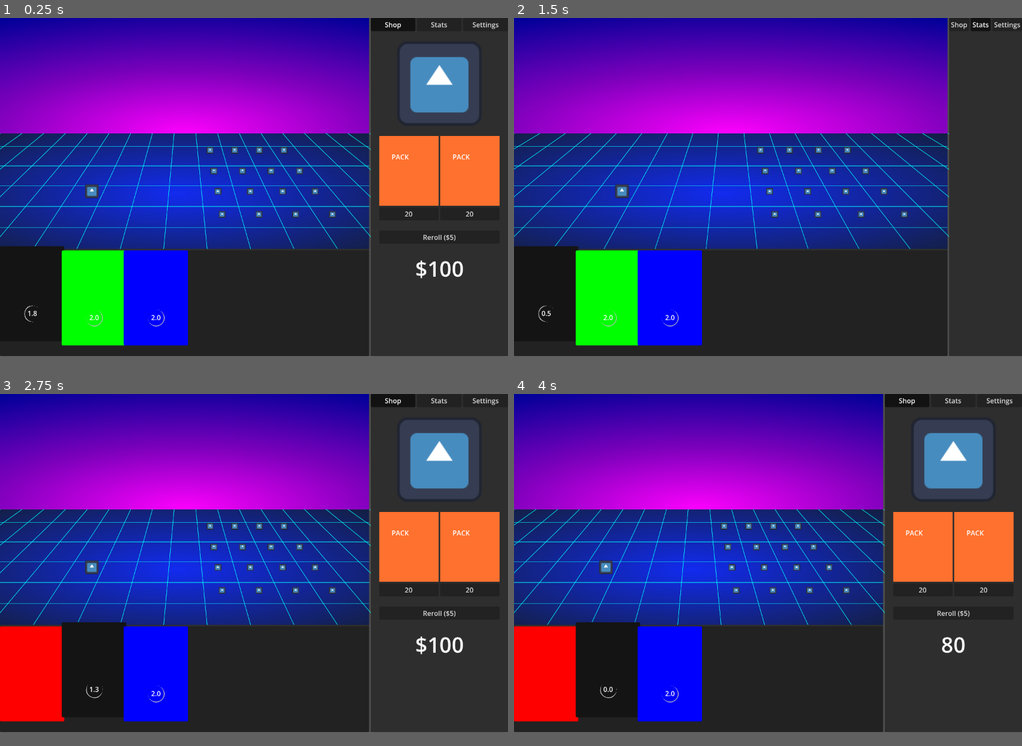
Above: before the commit, frames 1-4 (two rows, left to right).
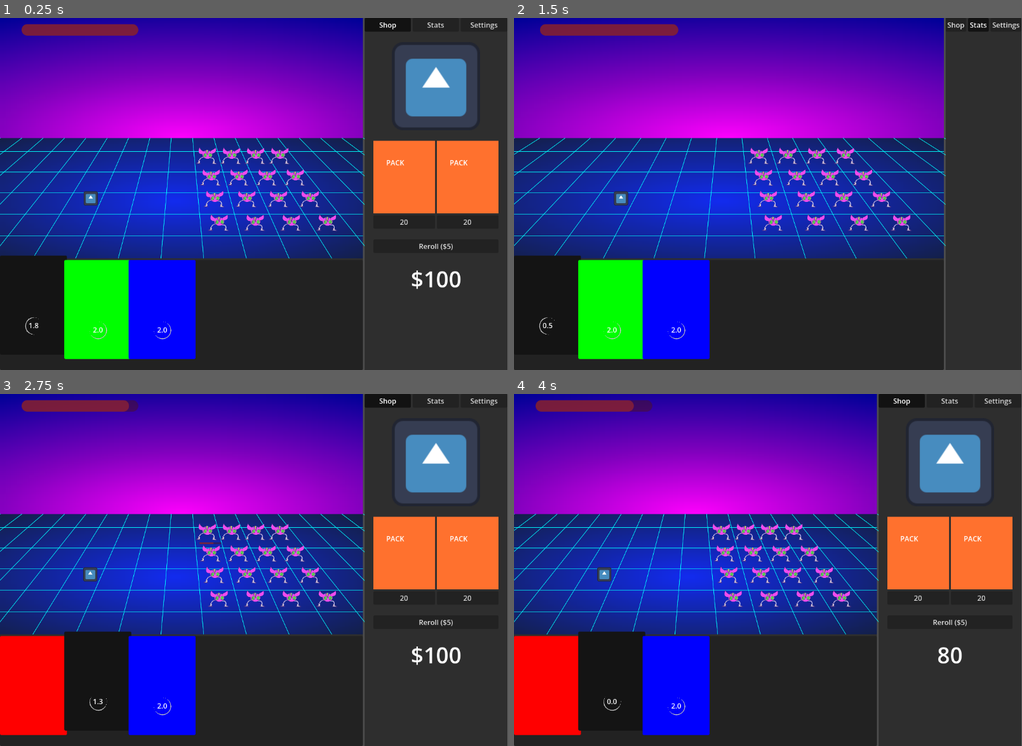
Above: after the commit, the same moments.

Repository: followthedopamine/card-battler
Game: Godot game, scene res://scenes/main.tscn
Same seed, same stepped clock (60 frames per second), same inputs: the game is played once before the commit and once after it. The engine's default icon, where the game draws it, is replaced by a stand-in: a white triangle on a blue panel in a dark square.
Inputs:
- Up to frame 1 (0.25 s): no input
- Up to frame 2 (1.5 s): click "Shop" at 0.5 s; click "Stats" at 1.25 s
- Up to frame 3 (2.75 s): click "Shop" at 2 s
- Up to frame 4 (4 s): click "20" at 2.75 s; click "Skip" at 3.5 s
In our replay, the window is 800x533 before the commit and 799x555 after it. These sizes can differ from the game's own. Grey fills any space a smaller window leaves; there, only what the larger window draws over its background counts as a difference.

The runs differ from the first frame. In frame 1, 15% of the frame differs, in the area x 0-99%, y 0-100%; in frame 2, 13%; in frame 3, 15%; in frame 4, 15%.

Commit message:
feat(enemies/basic-combat): add enemies to the grid as well as a simplified form of combat

Diff:
--- /dev/null
+++ b/Player.gd
@@ -0,0 +1,53 @@
+extends Node2D
+
+@export var max_health = 100
+
+var health = max_health
+
+# attack animation variables
+## In px
+var x_attack_offset := 60
+## In Seconds
+var attack_duration := .5
+
+var is_attacking := false
+## In Seconds
+var attack_elapsed := 0.0
+var attack_direction := 1
+
+@onready var sprite: AnimatedSprite2D  = $Sprite
+
+func _process_attack_animation(delta: float):
+	# how much of the attack duration is processed in this instance of the function
+	var tick_fraction = delta/attack_duration
+
+	attack_elapsed += tick_fraction
+	sprite.offset.x += attack_direction * x_attack_offset * tick_fraction * 2
+
+	# reverse the movement direct at the half way point
+	if attack_direction > 0 && attack_elapsed > 0.5 * attack_duration:
+		attack_direction = -1
+
+	# Return everything to normal after the animation is complete
+	elif attack_elapsed > attack_duration:
+		is_attacking = false
+		attack_elapsed = 0
+		sprite.offset.x = 0
+		attack_direction = 1
+
+func _on_enemy_attack(damage: float):
+	health -= damage
+	SignalBus.player_health_change.emit(health)
+
+func _on_attack_card_played(_card: Dictionary):
+	is_attacking = true
+
+func _ready() -> void:
+	SignalBus.player_max_health.emit(max_health)
+
+	SignalBus.enemy_attack.connect(_on_enemy_attack)
+	SignalBus.card_played_target_enemy.connect(_on_attack_card_played)
+
+func _physics_process(delta: float) -> void:
+	if is_attacking:
+		_process_attack_animation(delta)
--- a/Player.tscn
+++ b/Player.tscn
@@ -1,5 +1,6 @@
-[gd_scene load_steps=3 format=3 uid="uid://c8i30mnsc2nrm"]
+[gd_scene load_steps=4 format=3 uid="uid://c8i30mnsc2nrm"]
 
+[ext_resource type="Script" uid="uid://bubwwuv6nxkpf" path="res://Player.gd" id="1_kpjcp"]
 [ext_resource type="Texture2D" uid="uid://d00r8ttcrm6qt" path="res://assets/icon.svg" id="1_xhfnw"]
 
 [sub_resource type="SpriteFrames" id="SpriteFrames_kpjcp"]
@@ -13,8 +14,9 @@
 "speed": 5.0
 }]
 
-[node name="Player" type="Node2D"]
+[node name="Player" type="Node2D" groups=["Player"]]
+script = ExtResource("1_kpjcp")
 
-[node name="AnimatedSprite2D" type="AnimatedSprite2D" parent="."]
+[node name="Sprite" type="AnimatedSprite2D" parent="."]
 scale = Vector2(0.25, 0.25)
 sprite_frames = SubResource("SpriteFrames_kpjcp")
--- a/autoloads/SignalBus.gd
+++ b/autoloads/SignalBus.gd
@@ -4,11 +4,19 @@
 signal currency_changed
 signal pack_opened
 
-# Timer signal
-signal game_tick
-
 # Card signals
 signal card_dragged(card: Card)
 signal card_hovered(card: Card)
 signal card_discarded(card: Card)
 signal card_chosen(card: Card)
+
+signal card_played_target_enemy(card_effect: Dictionary)
+signal card_played_target_player(card_effect: Dictionary)
+signal card_played_target_shop(card_effect: Dictionary)
+
+# PlayPanel signals
+signal wave_start(wave: int)
+signal enemy_attack(damage: float)
+signal enemy_dead(payout: int)
+signal player_max_health(new_value: int)
+signal player_health_change(new_value: int)
--- a/project.godot
+++ b/project.godot
@@ -22,12 +22,14 @@
 
 [display]
 
-window/size/viewport_width=1200
 window/size/viewport_height=800
 
 [global_group]
 
 GlobalTimer=""
+Enemy=""
+EnemyCell=""
+Player=""
 
 [input]
 
--- a/scenes/Main.gd
+++ b/scenes/Main.gd
@@ -1,7 +1 @@
 extends Control
-
-var current_tick = 0
-
-func _on_global_timer_timeout() -> void:
-  current_tick += 1
-  SignalBus.emit_signal("game_tick", current_tick);
--- a/scenes/cards/Card.gd
+++ b/scenes/cards/Card.gd
@@ -199,6 +199,18 @@
 
 	activated = true
 
+
+	#: TODO: the remainder of this function is placeholder code for testing purposes
+	var card_effect_enemy = {
+	"target": "front",
+	"damage": 35,
+	"poison": 5,
+	"bleed": 5,
+	"stun": 5,
+}
+
+	SignalBus.card_played_target_enemy.emit(card_effect_enemy)
+
 func deactivate():
 	timer.stop()
 
--- a/scenes/main.tscn
+++ b/scenes/main.tscn
@@ -12,6 +12,7 @@
 anchor_bottom = 1.0
 grow_horizontal = 2
 grow_vertical = 2
+mouse_filter = 2
 script = ExtResource("1_sugp2")
 
 [node name="HBoxContainer" type="HBoxContainer" parent="."]
@@ -21,13 +22,16 @@
 anchor_bottom = 1.0
 grow_horizontal = 2
 grow_vertical = 2
+mouse_filter = 2
 
 [node name="GamePanelContainer" type="PanelContainer" parent="HBoxContainer"]
 layout_mode = 2
 size_flags_horizontal = 3
+mouse_filter = 2
 
 [node name="GameVBoxContainer" type="VBoxContainer" parent="HBoxContainer/GamePanelContainer"]
 layout_mode = 2
+mouse_filter = 2
 
 [node name="PlayPanelContainer" parent="HBoxContainer/GamePanelContainer/GameVBoxContainer" instance=ExtResource("1_0xm2m")]
 layout_mode = 2
--- a/scenes/play_panel/Enemy.gd
+++ b/scenes/play_panel/Enemy.gd
@@ -1,14 +1,133 @@
-extends Node2D
+extends Control
 
-var grid_pos: Vector2
-var parent_position_percentage: Vector2
+## What wave this enemy starts spawning on
+@export var first_available_wave = 1
 
+@export var damage: float = 0.5
+@export var attack_speed: float = 1.5
 
-func get_grid_pos():
-	return grid_pos
+var max_health = 100
+var health = max_health
 
-func set_grid_pos(pos: Vector2):
-	grid_pos = pos
+# Statuses
+var poison = 0
+var bleed = 0
+var burning = 0
+
+# attack animation variables
+## In px
+var x_attack_offset := 60
+## In seconds
+var attack_duration := .5
+
+var is_attacking := false
+var attack_elapsed := 0.0
+var attack_direction := -1
+
+# Handling fdor displaying the healthbar after taking damage or mousing over
+var show_mouse_over_health_bar := false
+var show_damage_taken_health_bar := false
+var damage_taken_health_bar_duration := 1
+var damage_taken_health_bar_elapsed := 0.0
+
+@onready var health_bar: ProgressBar = $HealthBar
+@onready var sprite: AnimatedSprite2D  = $Sprite
+@onready var parent = get_parent()
+
+@onready var attack_timer := Timer.new()
+
+func attack():
+	SignalBus.enemy_attack.emit(damage)
+	is_attacking = true
+
+func take_damage(damage_taken: int):
+	health -= damage_taken
+	health_bar.set_health(health)
+	health_bar.visible = true
+
+	show_damage_taken_health_bar = true
+	damage_taken_health_bar_elapsed = 0.0
+
+	if health <= 0:
+		die()
+
+func get_sprite_size() -> Vector2:
+	var sprite_size = sprite.sprite_frames.get_frame_texture(sprite.animation, sprite.frame).get_size()
+	return Vector2(sprite_size.x * sprite.scale.x, sprite_size.y * sprite.scale.y)
+
+func die():
+	health = 0
+
+	if parent.has_method("enemy_cleared"):
+		parent.enemy_cleared()
+
+	queue_free()
+
+func _process_attack_animation(delta: float):
+	# how much of the attack duration is processed in this instance of the function
+	var tick_fraction = delta/attack_duration
+
+	attack_elapsed += tick_fraction
+	sprite.offset.x += attack_direction * x_attack_offset * tick_fraction * 2
+
+	# reverse the movement direct at the half way point
+	if attack_direction < 0 && attack_elapsed > 0.5 * attack_duration:
+		attack_direction = 1
+
+	# Return everything to normal after the animation is complete
+	elif attack_elapsed > attack_duration:
+		is_attacking = false
+		attack_elapsed = 0
+		sprite.offset.x = 0
+		attack_direction = -1
+
+func _setup_health_bar():
+	health_bar.set_max_health(max_health)
+
+	# Get the sprite sizes to base the healthbar's position off of
+	var sprite_size = get_sprite_size()
+
+	# Set the size of the healthbar
+	health_bar.size.x = sprite_size.x
+	health_bar.size.y = max(floor(sprite_size.x / 16), 4)
+
+	# Set the position of the healthbar
+	health_bar.position.y -= health_bar.size.y * 1.5
+
+func _on_attack_timer_timeout():
+	attack()
+
+func _on_mouse_entered():
+	health_bar.visible = true
+	show_mouse_over_health_bar = true
+
+func _on_mouse_exited():
+	show_mouse_over_health_bar = false
 
 func _ready() -> void:
-	pass
+	size = get_sprite_size()
+	position -= size / 2
+
+	_setup_health_bar()
+
+	self.mouse_entered.connect(_on_mouse_entered)
+	self.mouse_exited.connect(_on_mouse_exited)
+
+	add_child(attack_timer)
+	attack_timer.wait_time = attack_speed
+	attack_timer.one_shot = false
+	attack_timer.timeout.connect(_on_attack_timer_timeout)
+	attack_timer.start()
+
+func _physics_process(delta: float) -> void:
+	if is_attacking:
+		_process_attack_animation(delta)
+
+	if (show_damage_taken_health_bar):
+		damage_taken_health_bar_elapsed += delta
+
+		if (damage_taken_health_bar_elapsed >= damage_taken_health_bar_duration):
+			show_damage_taken_health_bar = false
+
+	if !show_mouse_over_health_bar && !show_damage_taken_health_bar:
+		health_bar.visible = false
--- a/scenes/play_panel/Enemy.tscn
+++ b/scenes/play_panel/Enemy.tscn
@@ -1,7 +1,9 @@
-[gd_scene load_steps=4 format=3 uid="uid://rmv71wh2a00f"]
+[gd_scene load_steps=6 format=3 uid="uid://rmv71wh2a00f"]
 
 [ext_resource type="Texture2D" uid="uid://d00r8ttcrm6qt" path="res://assets/icon.svg" id="1_1xplb"]
-[ext_resource type="Script" uid="uid://8jw7gx8o6bhk" path="res://scenes/play_panel/Enemy.gd" id="1_76ifo"]
+[ext_resource type="Script" uid="uid://cohyh5ast618s" path="res://scenes/play_panel/Enemy.gd" id="1_76ifo"]
+[ext_resource type="PackedScene" uid="uid://vg0ltwj23njc" path="res://scenes/play_panel/HealthBar.tscn" id="3_2g3k4"]
+[ext_resource type="Texture2D" uid="uid://dd6k5ndxiqwyj" path="res://assets/background/guy2.png" id="3_iiu5m"]
 
 [sub_resource type="SpriteFrames" id="SpriteFrames_76ifo"]
 animations = [{
@@ -12,11 +14,37 @@
 "loop": true,
 "name": &"default",
 "speed": 5.0
+}, {
+"frames": [{
+"duration": 1.0,
+"texture": ExtResource("3_iiu5m")
+}],
+"loop": true,
+"name": &"new_animation",
+"speed": 5.0
 }]
 
-[node name="Enemy" type="Node2D" groups=["Enemy"]]
+[node name="Enemy" type="Control" groups=["Enemy"]]
+layout_mode = 3
+anchors_preset = 0
+offset_right = 1.0
+offset_bottom = 1.0
 script = ExtResource("1_76ifo")
+metadata/_edit_use_anchors_ = true
 
-[node name="AnimatedSprite2D" type="AnimatedSprite2D" parent="."]
-scale = Vector2(0.125, 0.125)
+[node name="Sprite" type="AnimatedSprite2D" parent="."]
+scale = Vector2(0.15, 0.15)
 sprite_frames = SubResource("SpriteFrames_76ifo")
+animation = &"new_animation"
+centered = false
+
+[node name="HealthBar" parent="." instance=ExtResource("3_2g3k4")]
+layout_mode = 0
+anchors_preset = 0
+anchor_right = 0.0
+anchor_bottom = 0.0
+offset_right = 1.0
+offset_bottom = 1.0
+grow_horizontal = 2
+grow_vertical = 2
+metadata/_edit_use_anchors_ = true
--- a/scenes/play_panel/EnemyArea.gd
+++ b/scenes/play_panel/EnemyArea.gd
@@ -1,20 +1,32 @@
 extends Control
 
-@export var enemy_scene : PackedScene
 @export var enemy_status_tick_rate := 1.0
 @export var left_most_col = 1
 
-
 var enemy_grid_rows = 4
 var enemy_grid_cols = 4
+var enemy_node_grid: Array[Array] = []
+
+## The Dictionary is `Dictionary[int, bool]` but 'Nested typed collections are not supported.`
+##
+## key = col, value = row
+## this is backwards from normal so I can more easily find the front/back-most cells
+var enemy_target_grid: Array[Dictionary] = [{},{},{},{}]
 
 # Using hard coded values because maths is hard :)
 var y_position_percentage_offsets = [0.14, 0.32, 0.5, 0.7]
 
 @onready var enemy_status_timer := Timer.new()
 @onready var grid: Sprite2D = $"../../../GridContainer/PlayAreaGrid"
+@onready var enemy_cell_scene := preload("res://scenes/play_panel/EnemyCell.tscn")
 
-func setup_enemies():
+func add_cell_to_target_grid(grid_pos: Vector2):
+	enemy_target_grid[grid_pos.y].set(grid_pos.x, true)
+
+func remove_cell_from_target_grid(grid_pos: Vector2):
+	enemy_target_grid[grid_pos.y].erase(grid_pos.x)
+
+func _setup_cells():
 	# Clear existing children incase they were mistakenly added
 	for child in get_children():
 		remove_child(child)
@@ -22,22 +34,26 @@
 
 	# setup 4x4 grid
 	for row in range(enemy_grid_rows):
+		enemy_node_grid.push_back([])
+
 		for col in range(enemy_grid_cols):
-			var current_enemy_scene = enemy_scene.instantiate()
-			current_enemy_scene.set_grid_pos(Vector2(row, col))
-			current_enemy_scene.z_index = 200
-			add_child(current_enemy_scene)
+			var current_cell_scene = enemy_cell_scene.instantiate()
+			current_cell_scene.set_grid_pos(Vector2(row, col))
+			current_cell_scene.z_index = 200
 
-	position_enemies()
+			add_child(current_cell_scene)
+			enemy_node_grid[row].push_back(current_cell_scene)
 
-func position_enemy(enemy_node: Node2D, grid_position: Vector2, h_offset: float, vertical_slice: float):
+	_position_cells()
+
+func _position_cell(enemy_node: Control, grid_position: Vector2, h_offset: float, vertical_slice: float):
 	enemy_node.set_position(Vector2(
 		(h_offset + grid_position.y) * (vertical_slice + (vertical_slice * y_position_percentage_offsets[grid_position.x])),
 		size.y * y_position_percentage_offsets[grid_position.x])
 	)
 
-func position_enemies():
-	# setup grid handling
+func _position_cells():
+	# Position grid cells to fit within the drawn grid
 	var grid_lines = grid.get_lines()
 	var odd_offset = 0.0
 
@@ -47,25 +63,33 @@
 	var vertical_slice = size.x / grid_lines.x
 
 	for child in get_children():
-		if (child.is_in_group("Enemy")):
-			position_enemy(child, child.get_grid_pos(), h_offset, vertical_slice)
+		if (child.is_in_group("EnemyCell")):
+			_position_cell(child, child.get_grid_pos(), h_offset, vertical_slice)
 
-func _on_enemy_status_timer_timeout():
-	print("owie")
+func _get_front_target():
+	var col_index = 0
+	for column in enemy_target_grid:
+		if !column.is_empty():
+			return enemy_node_grid[column.keys()[randi() % column.size()]][col_index]
+		col_index += 1
+
+	return false
 
 func _on_resized():
-	position_enemies()
+	_position_cells()
 
+# TODO: Make this use a card as a resource
+func _on_card_played(card: Dictionary):
+	match card["target"]:
+		"front":
+			var target = _get_front_target()
+			if (target):
+				target.process_card_effects(card)
 
 func _ready() -> void:
 	self.connect("resized", _on_resized)
-
-	add_child(enemy_status_timer)
-	enemy_status_timer.wait_time = enemy_status_tick_rate
-	enemy_status_timer.one_shot = false
-	enemy_status_timer.timeout.connect(_on_enemy_status_timer_timeout)
-	enemy_status_timer.start()
+	SignalBus.card_played_target_enemy.connect(_on_card_played)
 
 	# Gives the game time to process the enemy_scene's size
 	await get_tree().process_frame
-	setup_enemies()
+	_setup_cells()
--- /dev/null
+++ b/scenes/play_panel/EnemyCell.gd
@@ -0,0 +1,48 @@
+extends Control
+
+var grid_pos: Vector2
+var parent_position_percentage: Vector2
+
+var has_enemy := false
+var enemy_scene:Node
+
+@onready var enemy_packed_scene := preload("res://scenes/play_panel/Enemy.tscn")
+
+## Expected to be EnemyArea
+@onready var parent := get_parent()
+
+func get_grid_pos():
+	return grid_pos
+
+func set_grid_pos(pos: Vector2):
+	grid_pos = pos
+
+func spawn_enemy():
+	for child in get_children():
+		if (child.is_in_group("Enemy")):
+			# Intentional debug message as there shouldn't be children here.
+			print("Unexpected enemy found at" ,grid_pos , ":", child.name, ". Deleting Enemy node.")
+			remove_child(child)
+			child.queue_free()
+
+	# TODO: actual enemy generation:
+	if randi() > 0.5:
+		enemy_scene = enemy_packed_scene.instantiate()
+		add_child(enemy_scene)
+		has_enemy = true
+		parent.add_cell_to_target_grid(grid_pos)
+
+func process_card_effects(card: Dictionary):
+	if has_enemy && is_instance_valid(enemy_scene):
+		if card["damage"]:
+			enemy_scene.take_damage(card["damage"])
+
+
+## So the enemy can report that it has been removed/defeated/whatever
+func enemy_cleared():
+	has_enemy = false
+	parent.remove_cell_from_target_grid(grid_pos)
+
+func _ready() -> void:
+	self.mouse_filter = Control.MouseFilter.MOUSE_FILTER_IGNORE
+	spawn_enemy()
--- /dev/null
+++ b/scenes/play_panel/EnemyCell.tscn
@@ -0,0 +1,8 @@
+[gd_scene load_steps=2 format=3 uid="uid://dhob5ogrrk0n8"]
+
+[ext_resource type="Script" uid="uid://8jw7gx8o6bhk" path="res://scenes/play_panel/EnemyCell.gd" id="1_wpgf4"]
+
+[node name="EnemyCell" type="Control" groups=["EnemyCell"]]
+layout_mode = 3
+anchors_preset = 0
+script = ExtResource("1_wpgf4")
--- /dev/null
+++ b/scenes/play_panel/HealthBar.gd
@@ -0,0 +1,13 @@
+extends ProgressBar
+
+func set_max_health(health: int, refill_health = true):
+	max_value = health
+
+	if refill_health:
+		set_health(health)
+
+func set_health(health: int):
+	value = health
+
+func reduce_health(health: int):
+	value -= health
--- /dev/null
+++ b/scenes/play_panel/HealthBar.tscn
@@ -0,0 +1,29 @@
+[gd_scene load_steps=4 format=3 uid="uid://vg0ltwj23njc"]
+
+[ext_resource type="Script" uid="uid://7gmhfqnftp0j" path="res://scenes/play_panel/HealthBar.gd" id="1_w30p0"]
+
+[sub_resource type="StyleBoxFlat" id="StyleBoxFlat_wkfs5"]
+bg_color = Color(0.3137255, 0.078431375, 0.078431375, 0.47058824)
+corner_radius_top_left = 16
+corner_radius_top_right = 16
+corner_radius_bottom_right = 16
+corner_radius_bottom_left = 16
+
+[sub_resource type="StyleBoxFlat" id="StyleBoxFlat_w30p0"]
+bg_color = Color(0.627451, 0.15686275, 0.15686275, 0.627451)
+corner_radius_top_left = 16
+corner_radius_top_right = 16
+corner_radius_bottom_right = 16
+corner_radius_bottom_left = 16
+
+[node name="HealthBar" type="ProgressBar"]
+anchors_preset = -1
+anchor_right = 0.5
+anchor_bottom = 0.25
+size_flags_horizontal = 4
+size_flags_vertical = 4
+theme_override_styles/background = SubResource("StyleBoxFlat_wkfs5")
+theme_override_styles/fill = SubResource("StyleBoxFlat_w30p0")
+value = 65.0
+show_percentage = false
+script = ExtResource("1_w30p0")
--- a/scenes/play_panel/PlayPanel.gd
+++ b/scenes/play_panel/PlayPanel.gd
@@ -1,5 +1,13 @@
 extends PanelContainer
 
-@onready var battle_area: Control = $Panel/VBoxContainer/BattleAreaContainer
-@onready var player_area: Control = $Panel/VBoxContainer/BattleAreaContainer/PlayerArea
-@onready var enemy_area: Control = $Panel/VBoxContainer/BattleAreaContainer/EnemyArea
+var wave = 0
+
+func get_wave():
+	return wave
+
+func _setup_wave():
+	wave += 1
+	SignalBus.wave_start.emit(wave)
+
+func __ready():
+	_setup_wave()
--- a/scenes/play_panel/PlayPanel.tscn
+++ b/scenes/play_panel/PlayPanel.tscn
@@ -2,11 +2,11 @@
 
 [ext_resource type="Script" uid="uid://cmkv7da2ilckk" path="res://scenes/play_panel/PlayPanel.gd" id="1_jgck7"]
 [ext_resource type="PackedScene" uid="uid://dnvmslc0lunfw" path="res://scenes/packs/pack_opening/PackOpening.tscn" id="1_x324g"]
-[ext_resource type="PackedScene" uid="uid://rmv71wh2a00f" path="res://scenes/play_panel/Enemy.tscn" id="2_mo54i"]
 [ext_resource type="Script" uid="uid://cksar47hwhptl" path="res://scenes/play_panel/PlayerArea.gd" id="3_gws28"]
 [ext_resource type="PackedScene" uid="uid://c8i30mnsc2nrm" path="res://Player.tscn" id="4_gcqk6"]
 [ext_resource type="Script" uid="uid://crwmecg6ap1w2" path="res://scenes/play_panel/EnemyArea.gd" id="4_mo54i"]
 [ext_resource type="Script" uid="uid://bbka3kooxxw1r" path="res://scenes/play_panel/PlayAreaGrid.gd" id="4_uajrv"]
+[ext_resource type="PackedScene" uid="uid://b0us44ov8t56n" path="res://scenes/play_panel/PlayerHealthBar.tscn" id="7_gcqk6"]
 
 [sub_resource type="StyleBoxFlat" id="StyleBoxFlat_1fi6o"]
 bg_color = Color(1, 1, 1, 0)
@@ -112,9 +112,25 @@
 layout_mode = 2
 size_flags_horizontal = 3
 script = ExtResource("4_mo54i")
-enemy_scene = ExtResource("2_mo54i")
 
-[node name="PackOpeningPanelContainer" parent="." instance=ExtResource("1_x324g")]
+[node name="PackOpeningPanelContainer" parent="Panel" instance=ExtResource("1_x324g")]
 visible = false
 z_index = 10
-layout_mode = 2
+layout_mode = 0
+offset_right = 833.0
+offset_bottom = 404.0
+
+[node name="PlayerHealthBar" parent="Panel" instance=ExtResource("7_gcqk6")]
+layout_mode = 1
+anchors_preset = -1
+anchor_left = 0.060000002
+anchor_top = 0.025
+anchor_right = 0.38200003
+anchor_bottom = 0.074
+offset_left = 0.019996643
+offset_top = -0.10000038
+offset_right = -0.20602417
+offset_bottom = 0.10400009
+grow_horizontal = 2
+grow_vertical = 2
+metadata/_edit_use_anchors_ = true
--- /dev/null
+++ b/scenes/play_panel/PlayerHealthBar.gd
@@ -0,0 +1,11 @@
+extends Control
+
+@onready var heath_bar = $HealthBar
+@onready var player = get_tree().get_first_node_in_group("Player")
+
+func _on_health_change(health: int):
+	heath_bar.set_health(health)
+
+func _ready() -> void:
+	heath_bar.set_max_health(player.max_health)
+	SignalBus.player_health_change.connect(_on_health_change)
--- /dev/null
+++ b/scenes/play_panel/PlayerHealthBar.tscn
@@ -0,0 +1,17 @@
+[gd_scene load_steps=3 format=3 uid="uid://b0us44ov8t56n"]
+
+[ext_resource type="PackedScene" uid="uid://vg0ltwj23njc" path="res://scenes/play_panel/HealthBar.tscn" id="1_73b5i"]
+[ext_resource type="Script" uid="uid://dis2iy16hkhey" path="res://scenes/play_panel/PlayerHealthBar.gd" id="1_g7rxj"]
+
+[node name="PlayerHealthBar" type="BoxContainer"]
+offset_right = 1.0
+offset_bottom = 1.0
+size_flags_horizontal = 2
+size_flags_vertical = 2
+script = ExtResource("1_g7rxj")
+
+[node name="HealthBar" parent="." instance=ExtResource("1_73b5i")]
+clip_contents = true
+layout_mode = 2
+size_flags_horizontal = 3
+size_flags_vertical = 3
Not shown, added: Player.gd.uid
Not shown: 1 places in scenes/main.tscn that only renumber resources
Not shown, changed: scenes/play_panel/Enemy.gd.uid
Not shown, added: scenes/play_panel/EnemyCell.gd.uid
Not shown, added: scenes/play_panel/HealthBar.gd.uid
Not shown, added: scenes/play_panel/PlayerHealthBar.gd.uid
